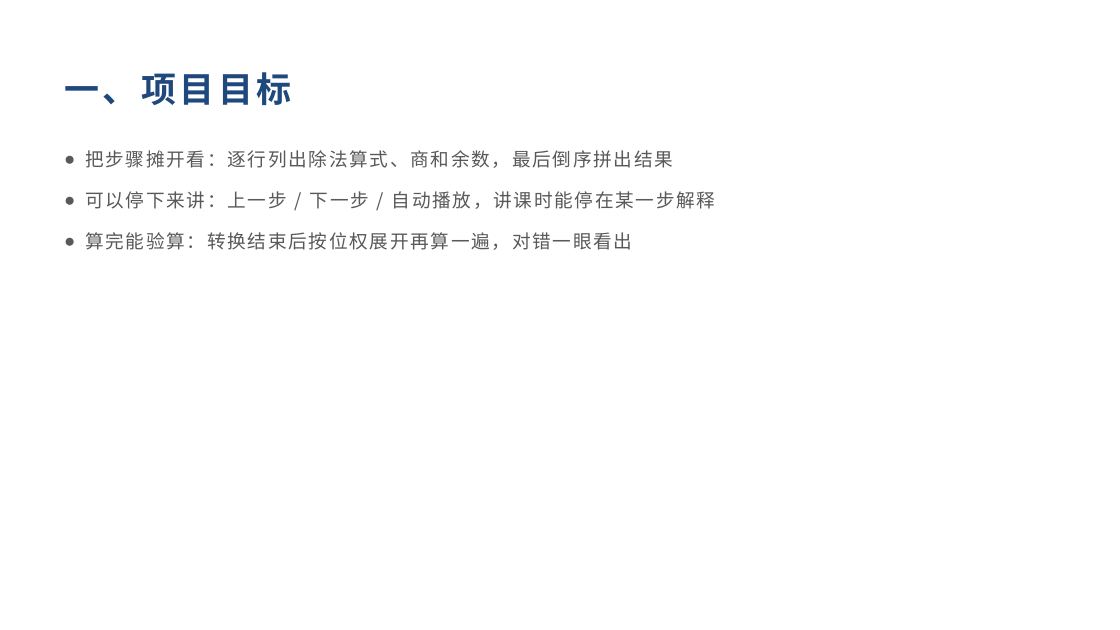
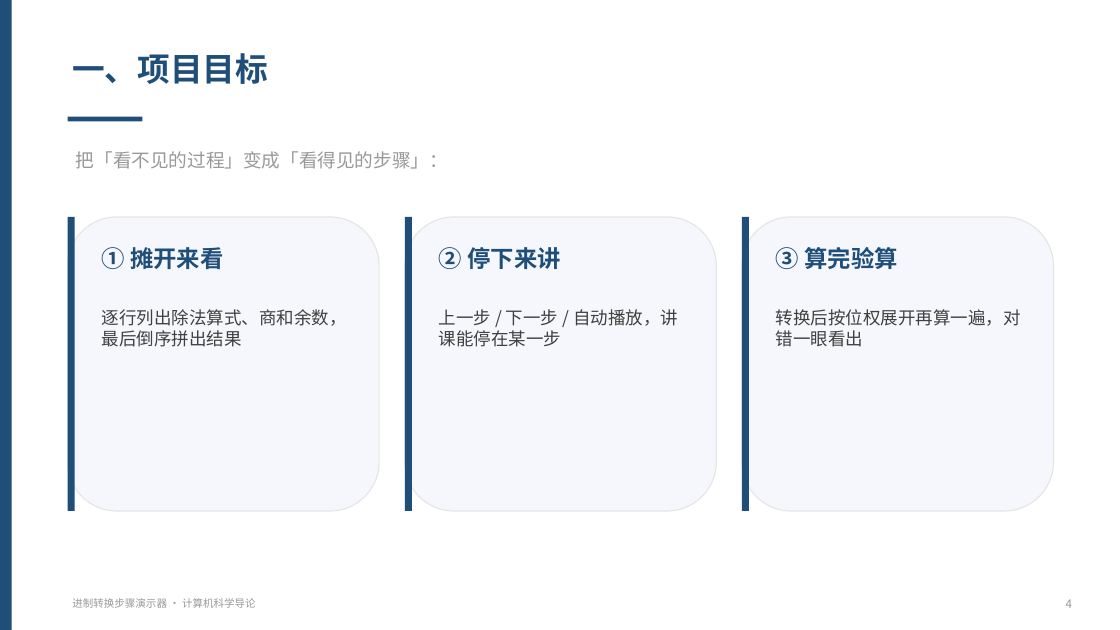
Before and after one commit to nekodoorl/cs-intro-viz, a slide deck: slide 4 of docs/演示PPT.pptx. Drawn at 1120x630 pixels with LibreOffice and Linux fonts; fonts in the diff are those of the drawing. Boxes give left, top, right and bottom in pixels: in the first picture for what was removed or moved away, otherwise in the second. Text is boxed around its words. In the diff, an @@ line names an element or a change of style, - is before the commit and + after.

Commit message:
docs: 优化演示 PPT 视觉（统一版式、卡片与表格）

```diff
--- a/docs/演示PPT.pptx
+++ b/docs/演示PPT.pptx
@@ rectangle added at bbox=[0, 0, 12, 630], fill #1F4E79 @@
@@ text "一、项目目标": place and size @@
-text "一、项目目标" at bbox=[64, 72, 291, 105]
+text "一、项目目标" at bbox=[72, 53, 268, 84]
@@ text "一、项目目标" at bbox=[72, 53, 268, 84]: size 30 to 28 pt, text colour #1F497D to #1F4E79, letter spacing 3 to 0 pt; vertical alignment middle to top @@
@@ rectangle added at bbox=[68, 117, 143, 122], fill #1F4E79 @@
@@ text added at bbox=[76, 151, 448, 169], 16 pt, text #999999 @@
+把「看不见的过程」变成「看得见的步骤」：
@@ text removed at bbox=[85, 150, 716, 250] @@
-● 把步骤摊开看：逐行列出除法算式、商和余数，最后倒序拼出结果
-● 可以停下来讲：上一步 / 下一步 / 自动播放，讲课时能停在某一步解释
-● 算完能验算：转换结束后按位权展开再算一遍，对错一眼看出
@@ rounded rectangle added at bbox=[68, 217, 380, 511], fill #F6F7FC, outline #E6E6E6 1 pt @@
@@ rectangle added at bbox=[68, 217, 75, 511], fill #1F4E79 @@
@@ rounded rectangle added at bbox=[405, 217, 717, 511], fill #F6F7FC, outline #E6E6E6 1 pt @@
@@ rectangle added at bbox=[405, 217, 412, 511], fill #1F4E79 @@
@@ rounded rectangle added at bbox=[742, 217, 1054, 511], fill #F6F7FC, outline #E6E6E6 1 pt @@
@@ rectangle added at bbox=[742, 217, 749, 511], fill #1F4E79 @@
@@ text added at bbox=[102, 247, 223, 269], 20 pt, text #1F4E79, bold @@
+① 摊开来看
@@ text added at bbox=[439, 247, 560, 269], 20 pt, text #1F4E79, bold @@
+② 停下来讲
@@ text added at bbox=[776, 247, 898, 269], 20 pt, text #1F4E79, bold @@
+③ 算完验算
@@ text added at bbox=[102, 309, 347, 347], 15 pt, text #404040 @@
+逐行列出除法算式、商和余数，最后倒序拼出结果
@@ text added at bbox=[439, 309, 678, 347], 15 pt, text #404040 @@
+上一步 / 下一步 / 自动播放，讲课能停在某一步
@@ text added at bbox=[776, 309, 1021, 347], 15 pt, text #404040 @@
+转换后按位权展开再算一遍，对错一眼看出
@@ text added at bbox=[72, 598, 256, 608], 9 pt, text #999999 @@
+进制转换步骤演示器 · 计算机科学导论
@@ text added at bbox=[1066, 599, 1072, 608], 10 pt, text #999999 @@
+4
```
Also in this commit, not shown: 10 other slides changed.
